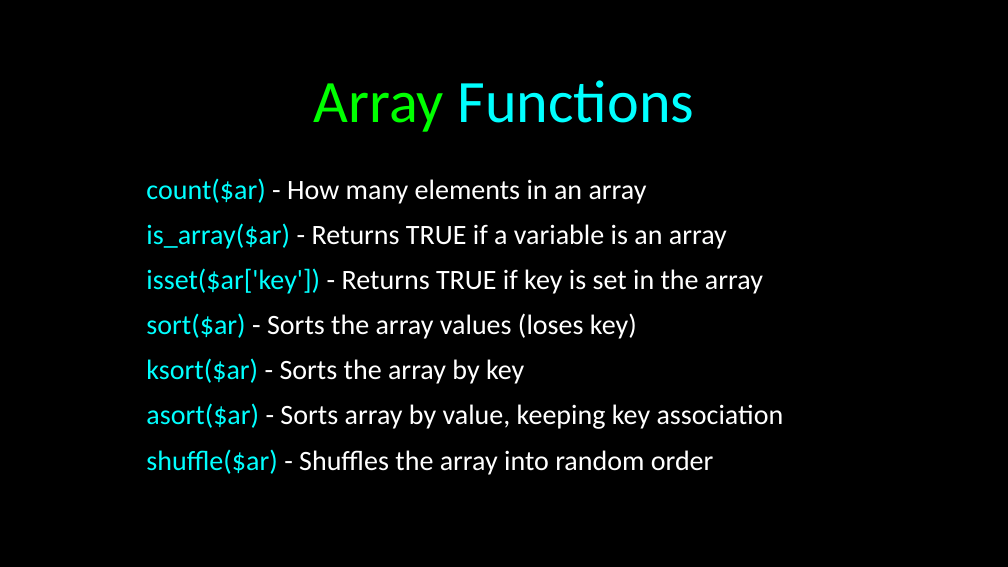
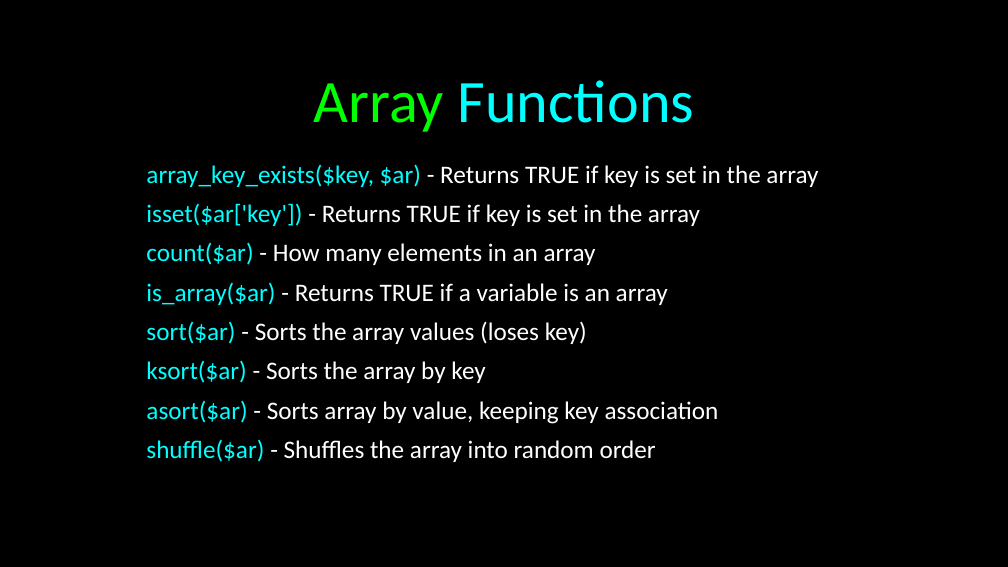
Before and after one commit to csev/wa4e, a slide deck: slide 22 of lectures/PHP-03-Arrays.ppt (slide 13 before the commit). Drawn at 1008x567 pixels with LibreOffice and Linux fonts; fonts in the diff are those of the drawing. Boxes give left, top, right and bottom in pixels: in the first picture for what was removed or moved away, otherwise in the second. Text is boxed around its words. In the diff, an @@ line names an element or a change of style, - is before the commit and + after.

```diff
--- a/lectures/PHP-03-Arrays.ppt
+++ b/lectures/PHP-03-Arrays.ppt
@@ text "array_key_exists($key, $ar) - Returns TRUE ..." at [146,164,818,462]: vertical alignment middle to top @@
@@ text at [146,164,818,226]: paragraphs added @@
+array_key_exists($key, $ar) - Returns TRUE if key is set in the array
+isset($ar['key']) - Returns TRUE if key is set in the array
@@ text at [146,268,763,294]: paragraph removed @@
-isset($ar['key']) - Returns TRUE if key is set in the array
@@ text at [146,242,719,462]: size 20 to 18 pt in "count($ar) - How many elements in an ...", "is_array($ar) - Returns TRUE if a variable ...", "sort($ar) - Sorts the array values (loses ...", "ksort($ar) - Sorts the array by key" and 2 more places; line spacing 0.8 to 0.7 @@
```
Also in this commit, not shown: 19 other slides changed, 3 slides added, 9 slides removed, 7 other files.
